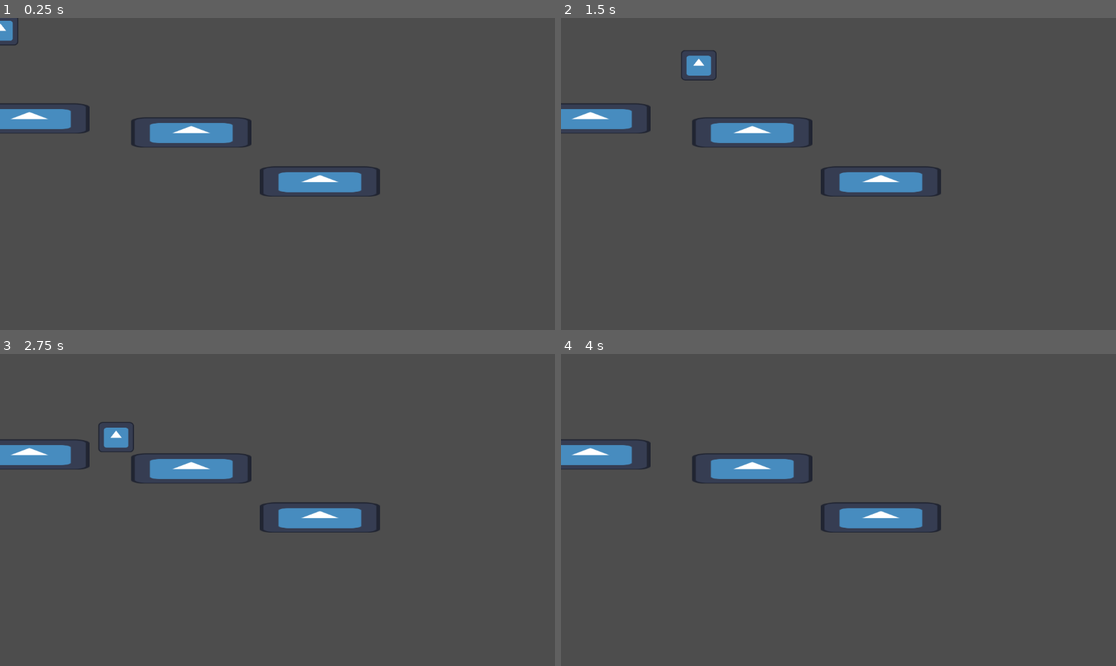
Above: before the commit, frames 1-4 (two rows, left to right).
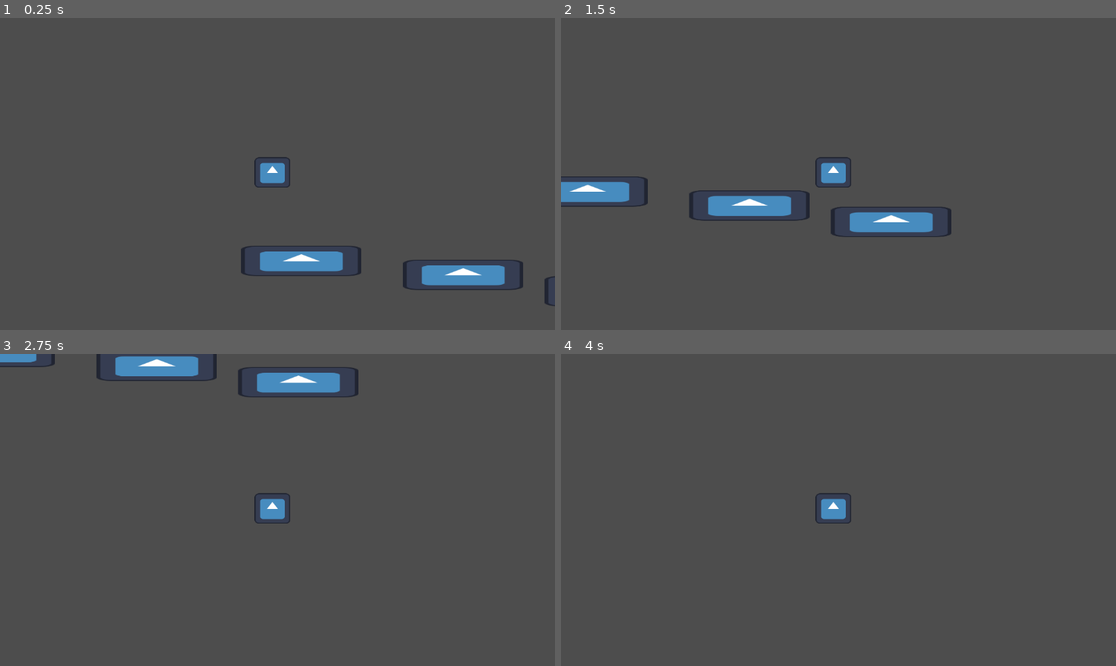
Above: after the commit, the same moments.

Repository: Giit-testes/Jogopoggers
Game: Godot game, scene res://Cenas/Mapa.tscn
The game is run twice, just before and just after one commit, with the same random seed, the same clock (stepped at 60 frames per second) and the same inputs. The engine's default icon, where the game draws it, is replaced by a stand-in: a white triangle on a blue panel in a dark square.
Inputs:
- Up to frame 1 (0.25 s): no input
- Up to frame 2 (1.5 s): tap Enter (ui_accept) at 0.5, 0.77 s; hold Right (ui_right) from 0.53 s (still down)
- Up to frame 3 (2.75 s): tap Enter (ui_accept) at 1.52 s; release Right (ui_right) at 2.03 s; hold Left (ui_left) from 2.03 s (still down)
- Up to frame 4 (4 s): release Left (ui_left) at 2.78 s; hold Right (ui_right) from 2.78 s (still down); tap Enter (ui_accept) at 3.02, 3.77 s

The runs differ from the first frame. In frame 1, 6.5% of the frame differs, in the area x 0-100%, y 0-93%; in frame 2, 7.7%, in the area x 0-71%, y 10-71%; in frame 3, 6.8%; in frame 4, 3.8%.

Commit message:
Aqui mudei umas coisas no movimento e na camera
omg agora a camera ta lockada no personagem

Diff:
--- a/Cenas/Mapa.tscn
+++ b/Cenas/Mapa.tscn
@@ -6,7 +6,7 @@
 [sub_resource type="RectangleShape2D" id="RectangleShape2D_m27c5"]
 size = Vector2(123.392, 121.905)
 
-[node name="Mapa" type="Node2D"]
+[node name="Mapa1" type="Node2D"]
 
 [node name="Sprite2D" type="Sprite2D" parent="."]
 position = Vector2(61, 209)
@@ -31,14 +31,15 @@
 shape = SubResource("RectangleShape2D_m27c5")
 
 [node name="Sprite2D3" type="Sprite2D" parent="."]
-position = Vector2(664, 340)
+position = Vector2(691, 272)
 scale = Vector2(1.95313, 0.492188)
 texture = ExtResource("1_ih0g2")
 
 [node name="StaticBody2D" type="StaticBody2D" parent="Sprite2D3"]
+position = Vector2(-2.04799, -56.8888)
 
 [node name="CollisionShape2D" type="CollisionShape2D" parent="Sprite2D3/StaticBody2D"]
-position = Vector2(0.255991, -10.1587)
+position = Vector2(3.07198, 50.7936)
 shape = SubResource("RectangleShape2D_m27c5")
 
 [node name="cena-player" parent="." instance=ExtResource("2_djfi6")]
--- a/Cenas/cena_player.gd
+++ b/Cenas/cena_player.gd
@@ -1,8 +1,8 @@
 extends CharacterBody2D
 
 
-const SPEED = 300.0
-const JUMP_VELOCITY = -400.0
+const SPEED = 600.0
+const JUMP_VELOCITY = -300.0
 
 
 func _physics_process(delta: float) -> void:
--- a/Cenas/cena_player.tscn
+++ b/Cenas/cena_player.tscn
@@ -17,3 +17,7 @@
 position = Vector2(1, -3)
 scale = Vector2(0.578125, 0.492188)
 texture = ExtResource("1_5jt5w")
+
+[node name="Camera2D" type="Camera2D" parent="."]
+drag_horizontal_offset = 0.1
+drag_top_margin = 0.25
